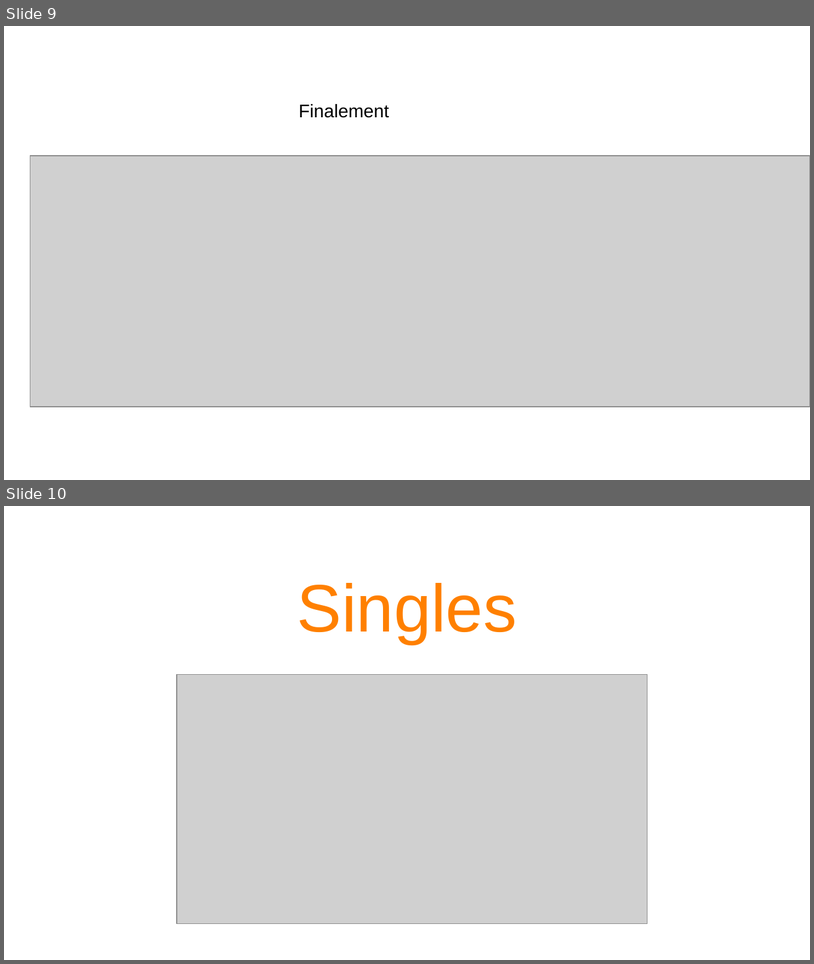
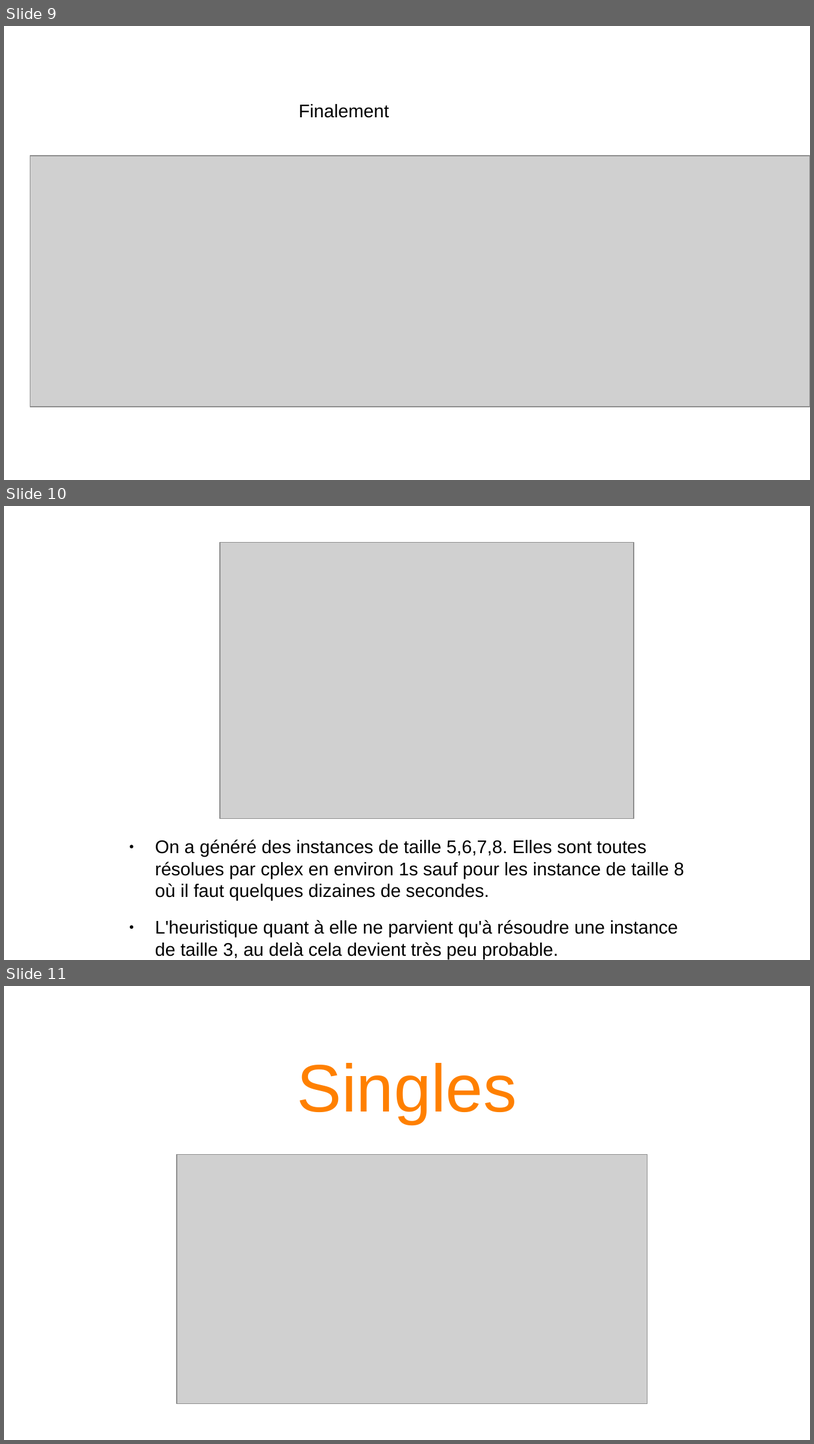
Before and after one commit to JustineDeSousa/Projet_RO203, a slide deck: diapo.odp. Shown one above the other, each under a label of ours: slides 9 and 10 before the commit, slides 9, 10 and 11 after it. The pictures are 814x964 and 814x1444 pixels, drawn with LibreOffice and Linux fonts; fonts in the diff are those of the drawing; grey boxes stand for pictures. Boxes give left, top, right and bottom in pixels: in the first picture for what was removed or moved away, otherwise in the second. Text is boxed around its words. In the diff, an @@ line names an element or a change of style, - is before the commit and + after.

```diff
--- a/diapo.odp
+++ b/diapo.odp
@@ slide 10 added at <box>4,506,810,960</box>, background #FFFFFF @@
@@ picture added at <box>220,543,634,819</box> @@
@@ text added at <box>155,839,684,959</box>, 18 pt, text #000000 @@
+● On a généré des instances de taille 5,6,7,8. Elles sont toutes résolues par cplex en environ 1s sauf pour les instance de taille 8 où il faut quelques dizaines de secondes.
+● L'heuristique quant à elle ne parvient qu'à résoudre une instance de taille 3, au delà cela devient très peu probable.
@@ what was slide 10 is now slide 11 @@
```
Also in this commit, not shown: 1 slide changed.
